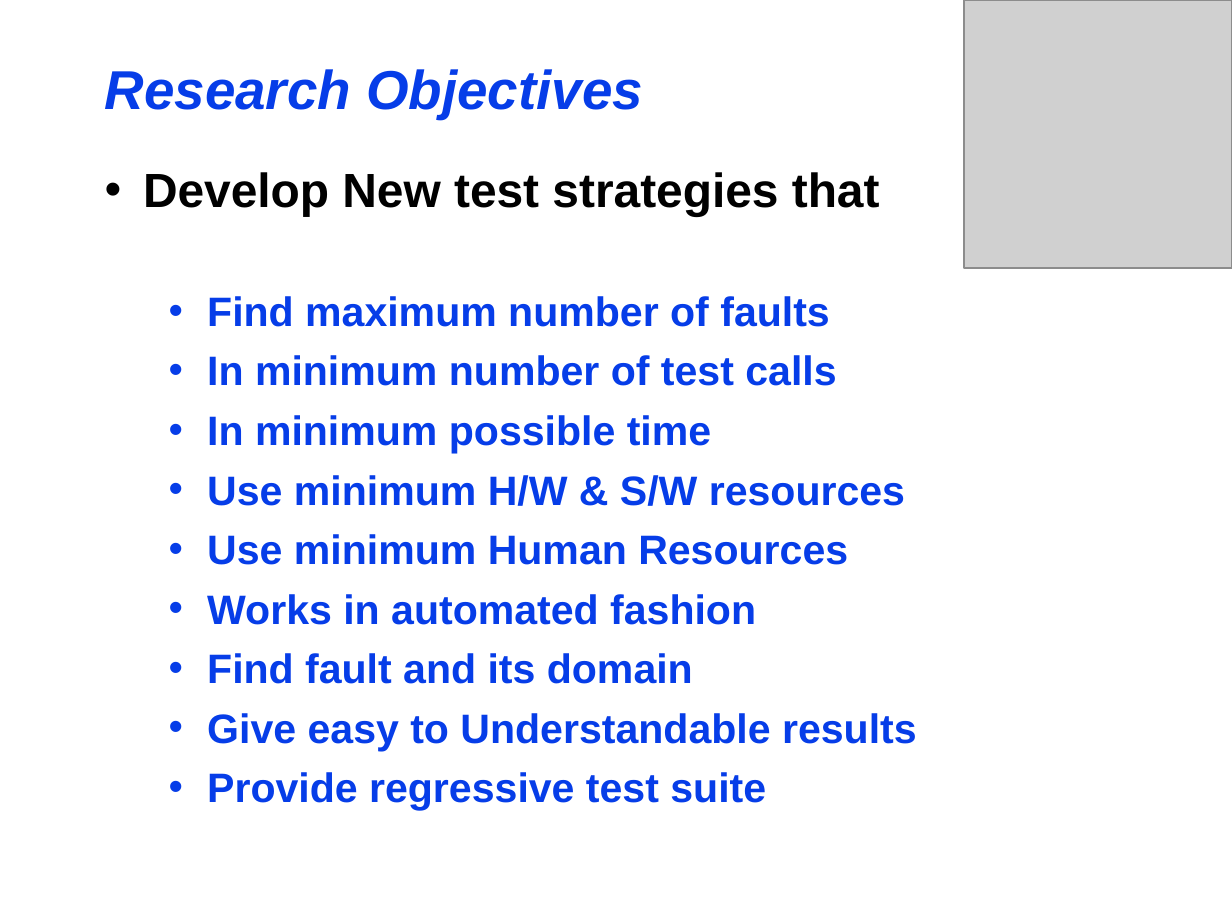
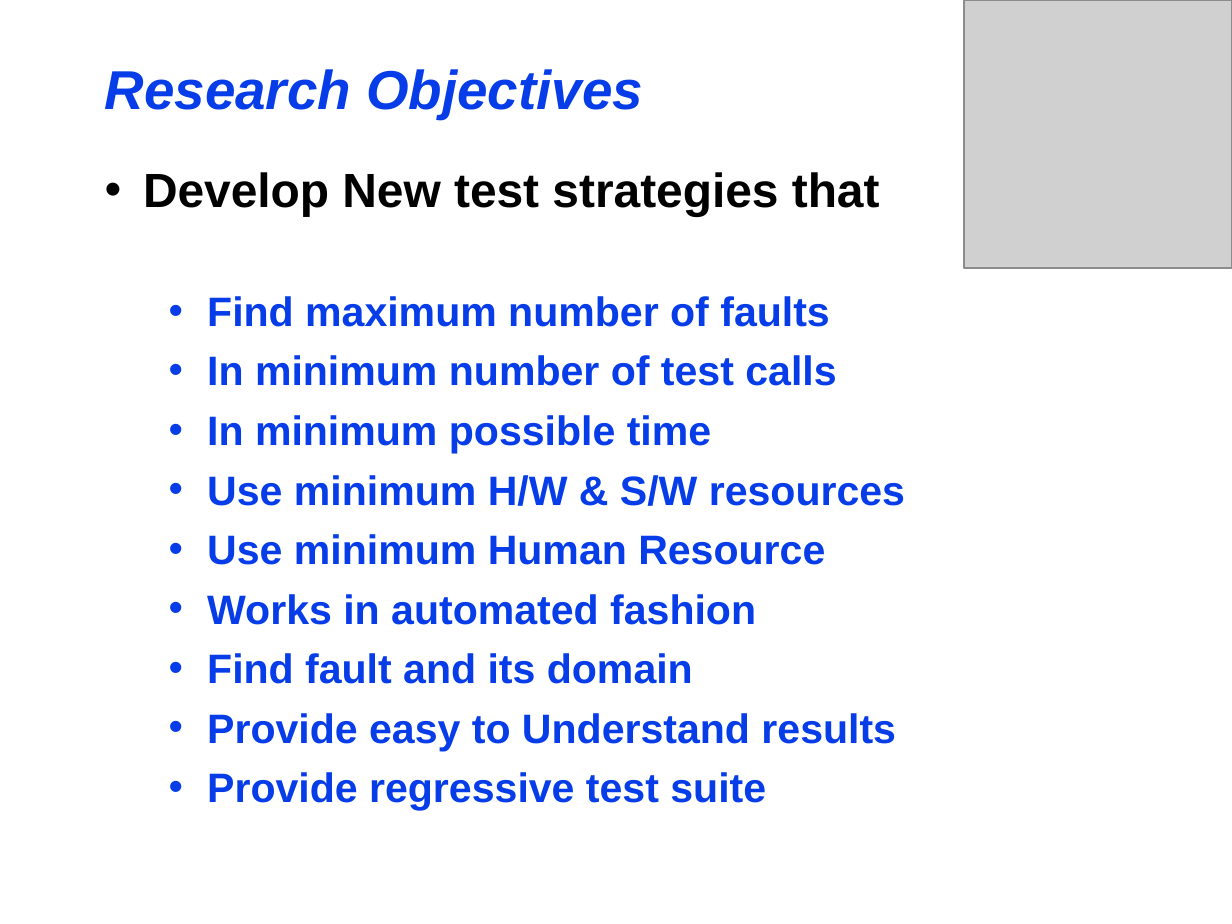
Before and after one commit to maochy/yeti-test, a slide deck: slide 2 of ThesisSeminar/ThesisSeminar.ppt. Drawn at 1232x924 pixels with LibreOffice and Linux fonts; fonts in the diff are those of the drawing; grey boxes stand for pictures. Boxes give left, top, right and bottom in pixels: in the first picture for what was removed or moved away, otherwise in the second. Text is boxed around its words. In the diff, an @@ line names an element or a change of style, - is before the commit and + after.

```diff
--- a/ThesisSeminar/ThesisSeminar.ppt
+++ b/ThesisSeminar/ThesisSeminar.ppt
@@ text at (207,534,825,565): text changed @@
-  • Use minimum Human Resources
+  • Use minimum Human Resource
@@ text at (207,713,896,751): text changed @@
-  • Give easy to Understandable results
+  • Provide easy to Understand results
```
Also in this commit, not shown: 14 other slides changed, 1 slide added, 1 slide removed.
